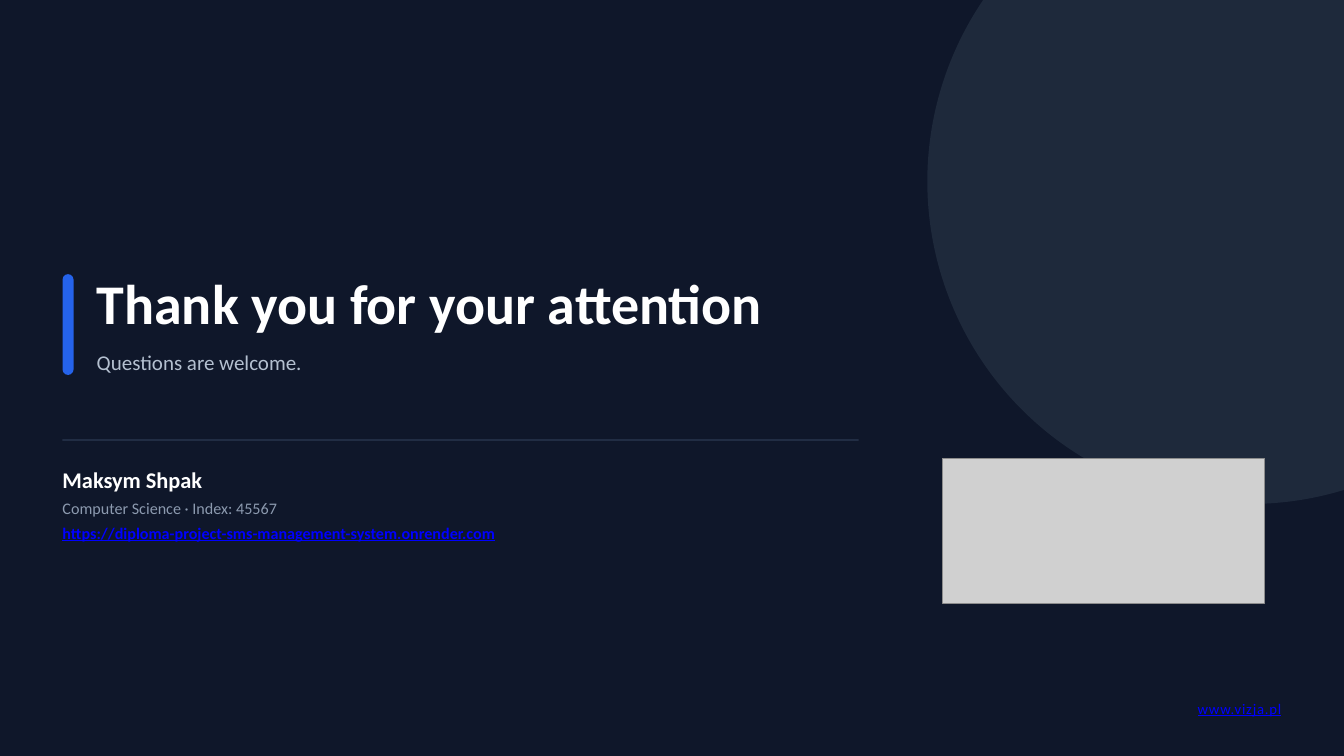
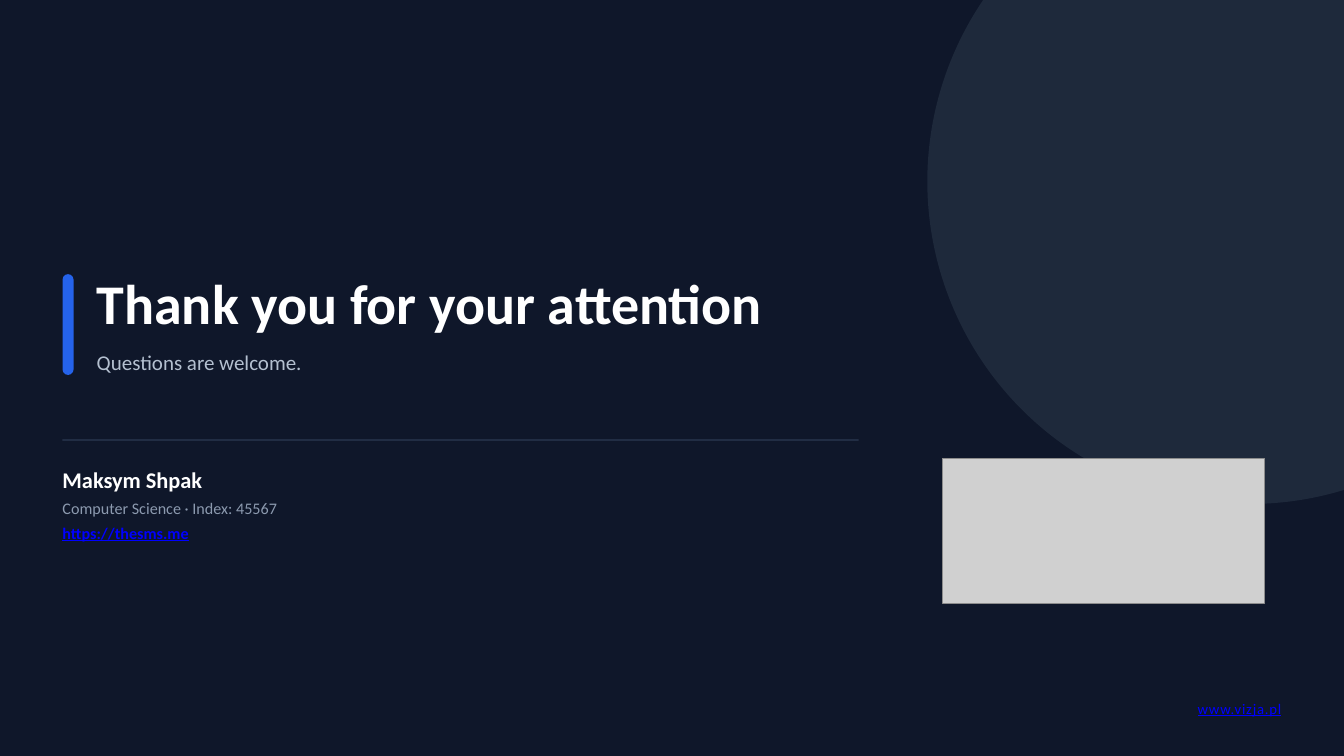
Before and after one commit to maksym671/Diploma-Project-SMS-Management-System, a slide deck: slide 11 of Maksym_Shpak_Diploma_Presentation.pptx. Drawn at 1344x756 pixels with LibreOffice and Linux fonts; fonts in the diff are those of the drawing; grey boxes stand for pictures. Boxes give left, top, right and bottom in pixels: in the first picture for what was removed or moved away, otherwise in the second. Text is boxed around its words. In the diff, an @@ line names an element or a change of style, - is before the commit and + after.

Commit message:
Point the live diploma URL at thesms.me.

```diff
--- a/Maksym_Shpak_Diploma_Presentation.pptx
+++ b/Maksym_Shpak_Diploma_Presentation.pptx
@@ text at bbox=[62, 527, 188, 542]: text changed @@
-https://diploma-project-sms-management-system.onrender.com
+https://thesms.me
```
Also in this commit, not shown: 2 other slides changed, 6 other files.
